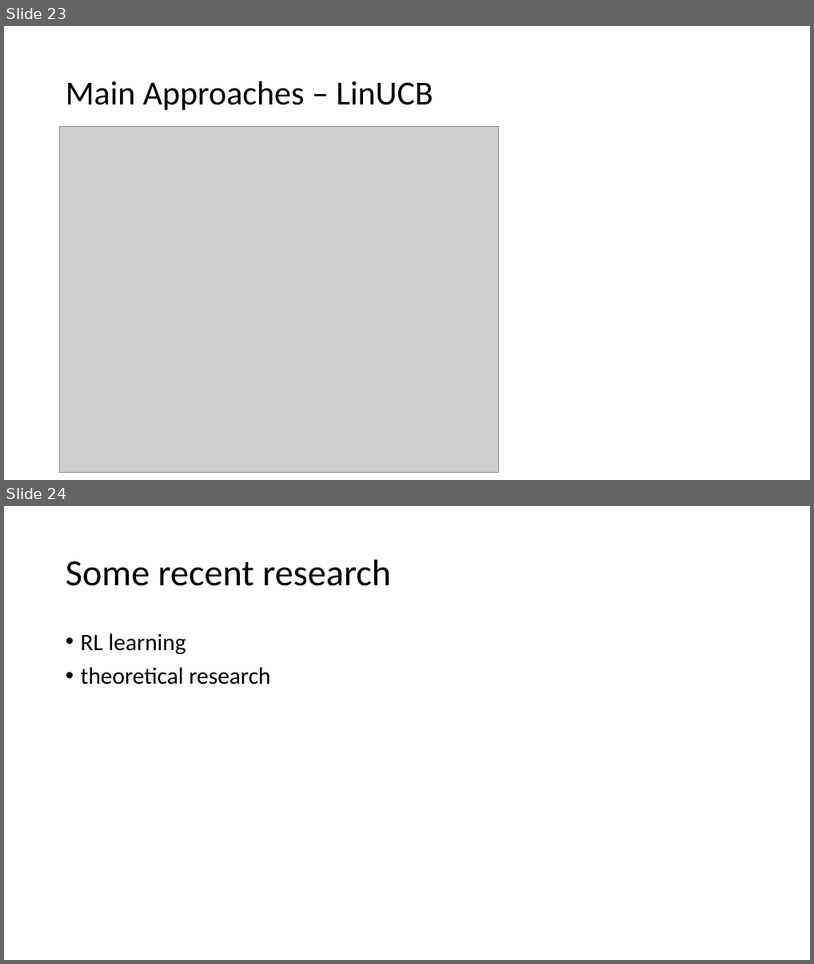
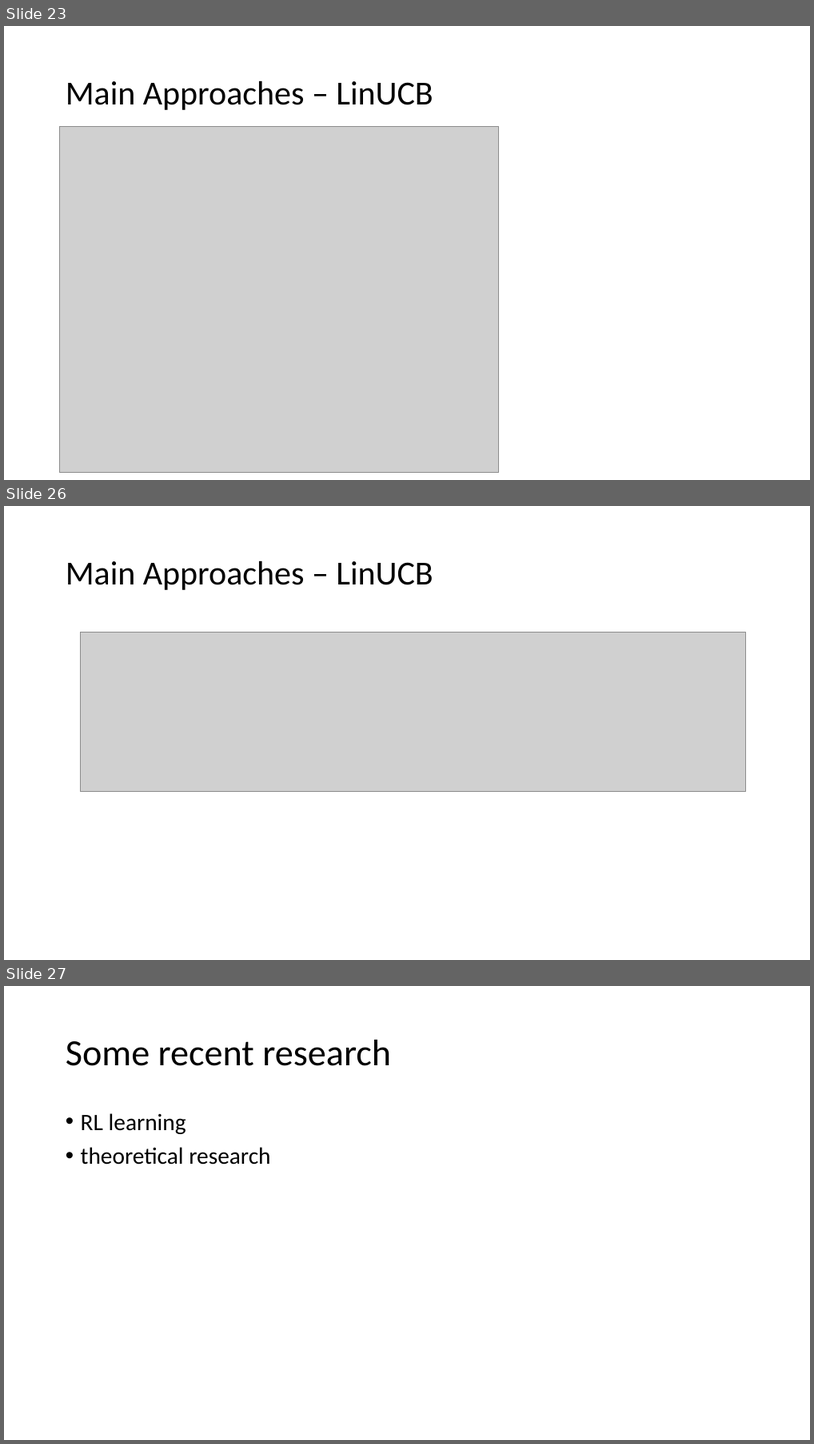
Before and after one commit to wzhe06/Ad-papers, a slide deck: Explore and Exploit/EandE.pptx. Shown one above the other, each under a label of ours: slides 23 and 24 before the commit, slides 23, 26 and 27 after it; the slides between them are not shown. The pictures are 814x964 and 814x1444 pixels, drawn with LibreOffice and Linux fonts; fonts in the diff are those of the drawing; grey boxes stand for pictures. Boxes give left, top, right and bottom in pixels: in the first picture for what was removed or moved away, otherwise in the second. Text is boxed around its words. In the diff, an @@ line names an element or a change of style, - is before the commit and + after.

```diff
--- a/Explore and Exploit/EandE.pptx
+++ b/Explore and Exploit/EandE.pptx
@@ slide 26 added at [4,506,810,960], background #FFFFFF @@
@@ title added at [66,561,433,590], 40 pt, text #000000 @@
+Main Approaches – LinUCB
@@ picture added at [80,632,746,790] @@
@@ what was slide 24 is now slide 27 @@
```
Also in this commit, not shown: 3 slides changed, 2 other slides added, 1 other file.
